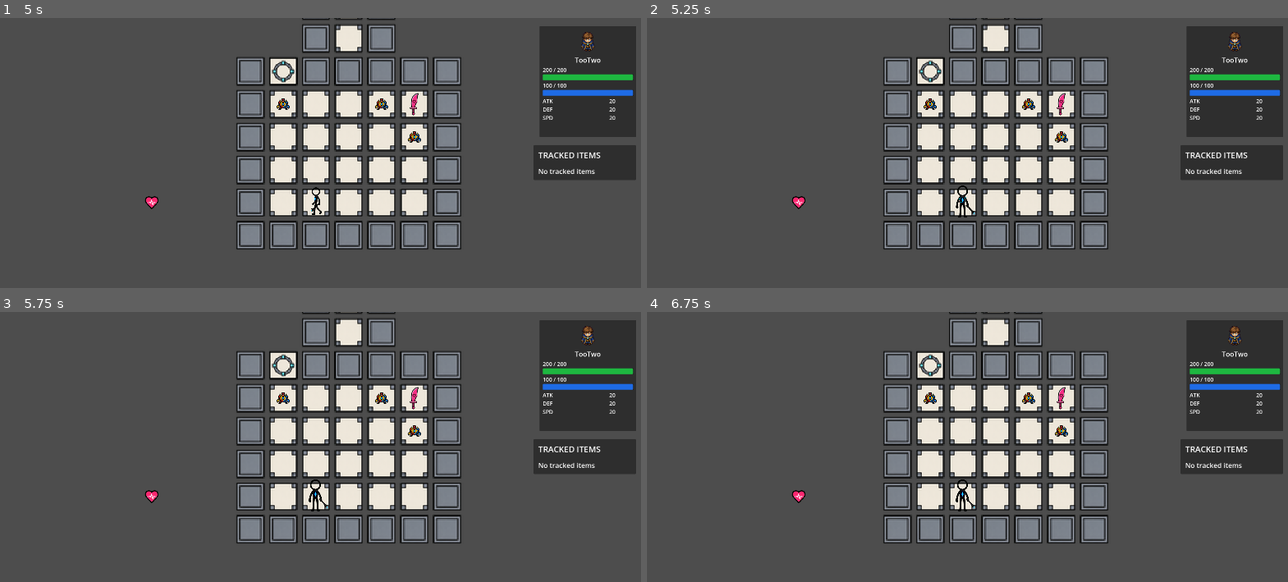
Above: before the commit, frames 1-4 (two rows, left to right).
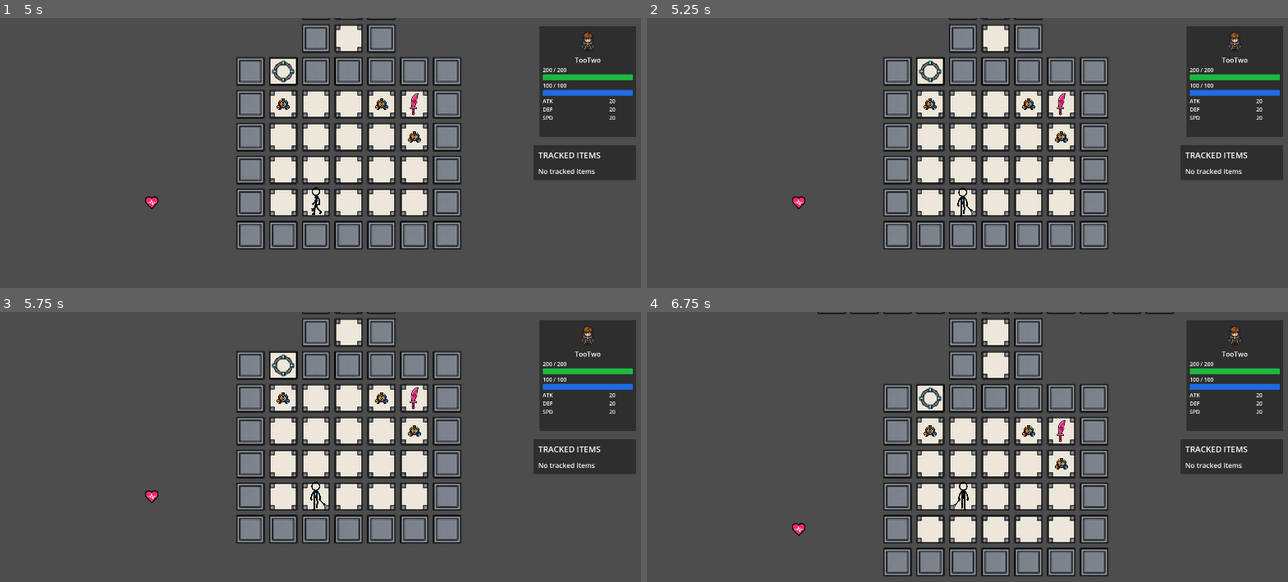
Above: after the commit, the same moments.

Repository: yifan-lee/Realmwand_The_First_Tower
Game: Godot game, scene res://scenes/main.tscn
The game is run twice, just before and just after one commit, with the same random seed, the same clock (stepped at 60 frames per second) and the same inputs.
Inputs (mouse positions are in pixels of both pictures, inside the frame that each line leads up to):
- Up to frame 1 (5 s): tap Enter (ui_accept) at 0.5, 0.77, 1.25, 2, 2.75, 3.5, 3.77, 4.25 s; move the mouse to (461, 185) at 0.52 s; hold D (move_right) 0.53-1.25 s; hold E (interact) 0.53-1.25 s; click (461, 185) at 0.67 s; drag from (185, 220) to (416, 104) at 1.27 s; move the mouse to (384, 120) at 2.02 s; hold D (move_right) 2.03-2.75 s; hold E (interact) 2.03-2.75 s; tap Shift at 2.1 s; drag from (282, 277) to (384, 104) at 2.77 s; move the mouse to (512, 258) at 3.52 s; hold A (move_left) 3.53-4.25 s; hold E (interact) 3.53-4.25 s; drag from (121, 147) to (282, 104) at 4.27 s
- Up to frame 2 (5.25 s): move the mouse to (993, 201) at 5.02 s; hold S (move_down) from 5.03 s (still down); hold E (interact) from 5.03 s (still down); click (993, 201) at 5.17 s
- Up to frame 3 (5.75 s): keep holding S (move_down); keep holding E (interact)
- Up to frame 4 (6.75 s): release S (move_down) at 5.75 s; release E (interact) at 5.75 s; drag from (864, 403) to (1031, 398) at 5.77 s; move the mouse to (1108, 479) at 6.52 s; hold W (move_up) from 6.53 s (still down); hold E (interact) from 6.53 s (still down); tap Shift at 6.6 s

Frame 1 is identical in both runs. In frame 2, 0.1% of the frame differs, in the area x 48-52%, y 62-74%; in frame 3, 0.1%; in frame 4, 9.0%, in the area x 22-83%, y 0-98%.

Commit message:
finish first try

Diff:
--- a/resources/items/blade_lv0.tres
+++ b/resources/items/blade_lv0.tres
@@ -11,7 +11,9 @@
 id = &"blade_lv0"
 display_name = "Blade LV0"
 description = "A simple blade  that increases attack."
+item_type = 1
 icon = ExtResource("1_0uqm3")
-item_type = 1
+max_stack = 1
+usable_from_inventory = true
 consumed_on_use = false
 metadata/_custom_type_script = "uid://baou2wsqkmnm5"
--- a/resources/items/fragment_red_lv1.tres
+++ b/resources/items/fragment_red_lv1.tres
@@ -8,6 +8,7 @@
 id = &"red_fragment_lv1"
 display_name = "Red Fragment LV1"
 description = "红色宝石，蕴含着攻击力"
+item_type = 2
 icon = ExtResource("1_mmuyk")
 show_count_in_hud = true
 usable_in_battle = false
--- a/resources/items/small_potion.tres
+++ b/resources/items/small_potion.tres
@@ -10,5 +10,6 @@
 description = "Restores a small amount of HP."
 icon = ExtResource("1_ijdfx")
 show_count_in_hud = true
+usable_from_inventory = true
 healing_amount = 50
 metadata/_custom_type_script = "uid://dsk841x7iejq4"
--- a/scenes/floors/floor_1.tscn
+++ b/scenes/floors/floor_1.tscn
@@ -42,7 +42,6 @@
 persistent_id = &"blade_lv0_1"
 
 [node name="RedFragment" parent="." unique_id=1898905410 instance=ExtResource("5_nonbb")]
-visible = false
 position = Vector2(64, -384)
 item_data = ExtResource("7_n2pbf")
 persistent_id = &"red_fragment_lv1"
--- a/scenes/ui/selection_detail_builder.gd
+++ b/scenes/ui/selection_detail_builder.gd
@@ -86,12 +86,14 @@
 			detail.properties.append(
 				"Equipped: %s" % equipped_slots
 			)
-	elif item.item_type == ItemData.ItemType.SPECIAL:
-		detail.properties.append("Type: Special")
+	elif item.item_type == ItemData.ItemType.KEY_ITEM:
+		detail.properties.append("Type: Key Item")
+	elif item.item_type == ItemData.ItemType.MATERIAL:
+		detail.properties.append("Type: Material")
 
 	if in_battle and not item.usable_in_battle:
 		detail.warning = "Cannot be used in battle"
-	elif item.item_type == ItemData.ItemType.SPECIAL:
+	elif not item.usable_from_inventory:
 		detail.warning = "Cannot be used directly"
 	elif (
 		item.item_type == ItemData.ItemType.CONSUMABLE
--- a/scripts/data/equipment_data.gd
+++ b/scripts/data/equipment_data.gd
@@ -1,3 +1,4 @@
+@tool
 class_name EquipmentData
 extends ItemData
 
@@ -33,6 +34,9 @@
 
 func _init() -> void:
 	item_type = ItemType.EQUIPMENT
+	usable_from_inventory = true
+	consumed_on_use = false
+	max_stack = 1
 
 
 func is_hand_equipment() -> bool:
--- a/scripts/data/item_data.gd
+++ b/scripts/data/item_data.gd
@@ -1,22 +1,32 @@
+@tool
 class_name ItemData
 extends Resource
 
 enum ItemType {
 	CONSUMABLE,
 	EQUIPMENT,
-	SPECIAL,
+	KEY_ITEM,
+	MATERIAL,
 }
 
+@export_group("Identity")
 @export var id: StringName
 @export var display_name: String
 @export_multiline var description: String
+@export var item_type: ItemType
+
+@export_group("Visual")
 @export var icon: Texture2D
-@export var item_type: ItemType
+@export var world_texture: Texture2D
+
+@export_group("Inventory")
+@export_range(1, 999, 1) var max_stack: int = 99
 
 @export_group("HUD")
 @export var show_count_in_hud: bool = false
 
 @export_group("Usage")
+@export var usable_from_inventory: bool = false
 @export var usable_in_battle: bool = true
 @export var consumed_on_use: bool = true
 
@@ -31,7 +41,16 @@
 			return "Potions"
 		ItemType.EQUIPMENT:
 			return "Equipment"
-		ItemType.SPECIAL:
-			return "Special"
+		ItemType.KEY_ITEM:
+			return "Key Items"
+		ItemType.MATERIAL:
+			return "Materials"
 
-	return "Special"
+	return "Key Items"
+
+
+func get_world_texture() -> Texture2D:
+	if world_texture != null:
+		return world_texture
+
+	return icon
--- a/scripts/inventory_menu.gd
+++ b/scripts/inventory_menu.gd
@@ -9,7 +9,8 @@
 const CATEGORIES: Array[ItemData.ItemType] = [
 	ItemData.ItemType.CONSUMABLE,
 	ItemData.ItemType.EQUIPMENT,
-	ItemData.ItemType.SPECIAL,
+	ItemData.ItemType.KEY_ITEM,
+	ItemData.ItemType.MATERIAL,
 ]
 
 @onready var category_list: VBoxContainer = (
@@ -170,10 +171,12 @@
 			return "Potions"
 		ItemData.ItemType.EQUIPMENT:
 			return "Equipment"
-		ItemData.ItemType.SPECIAL:
-			return "Special"
-
-	return "Special"
+		ItemData.ItemType.KEY_ITEM:
+			return "Key Items"
+		ItemData.ItemType.MATERIAL:
+			return "Materials"
+
+	return "Key Items"
 
 
 func _on_category_focused(
--- a/scripts/item_use_service.gd
+++ b/scripts/item_use_service.gd
@@ -8,6 +8,9 @@
 	in_battle: bool
 ) -> bool:
 	if item == null or player == null:
+		return false
+
+	if not item.usable_from_inventory:
 		return false
 
 	if in_battle and not item.usable_in_battle:
@@ -27,7 +30,10 @@
 		ItemData.ItemType.EQUIPMENT:
 			return item is EquipmentData
 
-		ItemData.ItemType.SPECIAL:
+		ItemData.ItemType.KEY_ITEM:
+			return false
+
+		ItemData.ItemType.MATERIAL:
 			return false
 
 	return false
--- a/scripts/pickup.gd
+++ b/scripts/pickup.gd
@@ -1,4 +1,5 @@
 @tool
+class_name ItemPickup
 extends Area2D
 
 
@@ -73,7 +74,7 @@
 		return
 
 	sprite.texture = (
-		item_data.icon
+		item_data.get_world_texture()
 		if item_data != null
 		else null
 	)
--- a/scripts/player.gd
+++ b/scripts/player.gd
@@ -617,16 +617,27 @@
 func play_interact_animation() -> void:
 	is_acting = true
 
-	animated_sprite.play(
-		_get_animation_name(&"interact")
-	)
-
-	while animated_sprite.frame < 1:
+	var animation_name := _get_animation_name(&"interact")
+	var frame_count := (
+		animated_sprite.sprite_frames
+		.get_frame_count(animation_name)
+	)
+
+	if frame_count <= 0:
+		try_interact()
+		is_acting = false
+		_play_idle_animation()
+		return
+
+	animated_sprite.play(animation_name)
+
+	while animated_sprite.frame < mini(1, frame_count - 1):
 		await animated_sprite.frame_changed
 
 	try_interact()
 
-	await animated_sprite.animation_finished
+	while animated_sprite.frame < frame_count - 1:
+		await animated_sprite.frame_changed
 
 	is_acting = false
 	_play_idle_animation()
--- /dev/null
+++ b/tmp/tests/run-20260730-123439/reports/basic_regression.json
@@ -0,0 +1,78 @@
+{
+  "suite": "basic_regression",
+  "started_at": "2026-07-30T12:34:39-04:00",
+  "finished_at": "2026-07-30T12:35:01-04:00",
+  "project_root": "/Users/yifanli/Github/game/Realmwand_The_First_Tower",
+  "run_dir": "tmp/tests/run-20260730-123439",
+  "summary": {
+    "status": "failed",
+    "passed": 7,
+    "failed": 1,
+    "total": 8
+  },
+  "checks": [
+    {
+      "id": "BR-001",
+      "name": "Godot MCP Pro is reachable",
+      "status": "passed",
+      "details": "project info succeeded",
+      "evidence": {}
+    },
+    {
+      "id": "BR-002",
+      "name": "Project metadata is readable",
+      "status": "passed",
+      "details": "Realmwand_The_First_Tower / 4.7-stable (official) / uid://cgtpywfdgxmdk",
+      "evidence": {
+        "main_scene": "uid://cgtpywfdgxmdk"
+      }
+    },
+    {
+      "id": "BR-003",
+      "name": "Editor has no errors",
+      "status": "failed",
+      "details": "editor reported 6 error(s)",
+      "evidence": {}
+    },
+    {
+      "id": "BR-004",
+      "name": "Main scene starts",
+      "status": "passed",
+      "details": "started uid://cgtpywfdgxmdk",
+      "evidence": {}
+    },
+    {
+      "id": "BR-005",
+      "name": "Main scene screenshot is captured",
+      "status": "passed",
+      "details": "Saved screenshot to tmp/tests/run-20260730-123439/screenshots/main_scene.png",
+      "evidence": {
+        "path": "tmp/tests/run-20260730-123439/screenshots/main_scene.png",
+        "width": 1920,
+        "height": 1080,
+        "format": "png"
+      }
+    },
+    {
+      "id": "BR-006",
+      "name": "Runtime scene tree is readable",
+      "status": "passed",
+      "details": "root: Main",
+      "evidence": {}
+    },
+    {
+      "id": "BR-007",
+      "name": "MCP autoloads exist",
+      "status": "passed",
+      "details": "MCPGameInspector, MCPInputService, MCPScreenshot",
+      "evidence": {}
+    },
+    {
+      "id": "BR-008",
+      "name": "Scene stops cleanly",
+      "status": "passed",
+      "details": "stopped and 0 editor errors",
+      "evidence": {}
+    }
+  ]
+}
--- /dev/null
+++ b/tmp/tests/run-20260730-123511/reports/basic_regression.json
@@ -0,0 +1,78 @@
+{
+  "suite": "basic_regression",
+  "started_at": "2026-07-30T12:35:11-04:00",
+  "finished_at": "2026-07-30T12:35:34-04:00",
+  "project_root": "/Users/yifanli/Github/game/Realmwand_The_First_Tower",
+  "run_dir": "tmp/tests/run-20260730-123511",
+  "summary": {
+    "status": "passed",
+    "passed": 8,
+    "failed": 0,
+    "total": 8
+  },
+  "checks": [
+    {
+      "id": "BR-001",
+      "name": "Godot MCP Pro is reachable",
+      "status": "passed",
+      "details": "project info succeeded",
+      "evidence": {}
+    },
+    {
+      "id": "BR-002",
+      "name": "Project metadata is readable",
+      "status": "passed",
+      "details": "Realmwand_The_First_Tower / 4.7-stable (official) / uid://cgtpywfdgxmdk",
+      "evidence": {
+        "main_scene": "uid://cgtpywfdgxmdk"
+      }
+    },
+    {
+      "id": "BR-003",
+      "name": "Editor has no errors",
+      "status": "passed",
+      "details": "0 errors",
+      "evidence": {}
+    },
+    {
+      "id": "BR-004",
+      "name": "Main scene starts",
+      "status": "passed",
+      "details": "started uid://cgtpywfdgxmdk",
+      "evidence": {}
+    },
+    {
+      "id": "BR-005",
+      "name": "Main scene screenshot is captured",
+      "status": "passed",
+      "details": "Saved screenshot to tmp/tests/run-20260730-123511/screenshots/main_scene.png",
+      "evidence": {
+        "path": "tmp/tests/run-20260730-123511/screenshots/main_scene.png",
+        "width": 1920,
+        "height": 1080,
+        "format": "png"
+      }
+    },
+    {
+      "id": "BR-006",
+      "name": "Runtime scene tree is readable",
+      "status": "passed",
+      "details": "root: Main",
+      "evidence": {}
+    },
+    {
+      "id": "BR-007",
+      "name": "MCP autoloads exist",
+      "status": "passed",
+      "details": "MCPGameInspector, MCPInputService, MCPScreenshot",
+      "evidence": {}
+    },
+    {
+      "id": "BR-008",
+      "name": "Scene stops cleanly",
+      "status": "passed",
+      "details": "stopped and 0 editor errors",
+      "evidence": {}
+    }
+  ]
+}
Binary file added: tmp/tests/run-20260730-123439/screenshots/main_scene.png
Not shown, added: tmp/tests/run-20260730-123439/screenshots/main_scene.png.import
Binary file added: tmp/tests/run-20260730-123511/screenshots/item_system_switch_validation.png
Not shown, added: tmp/tests/run-20260730-123511/screenshots/item_system_switch_validation.png.import
Binary file added: tmp/tests/run-20260730-123511/screenshots/main_scene.png
Not shown, added: tmp/tests/run-20260730-123511/screenshots/main_scene.png.import
Not shown, changed: .codex/config.toml
Not shown, changed: docs/progress/2026-07-27.md
Not shown, added: tmp/tests/run-20260730-123439/reports/basic_regression.md
Not shown, added: tmp/tests/run-20260730-123511/reports/basic_regression.md
Not shown, added: tmp/tests/run-20260730-123511/reports/item_system_switch_validation.md
